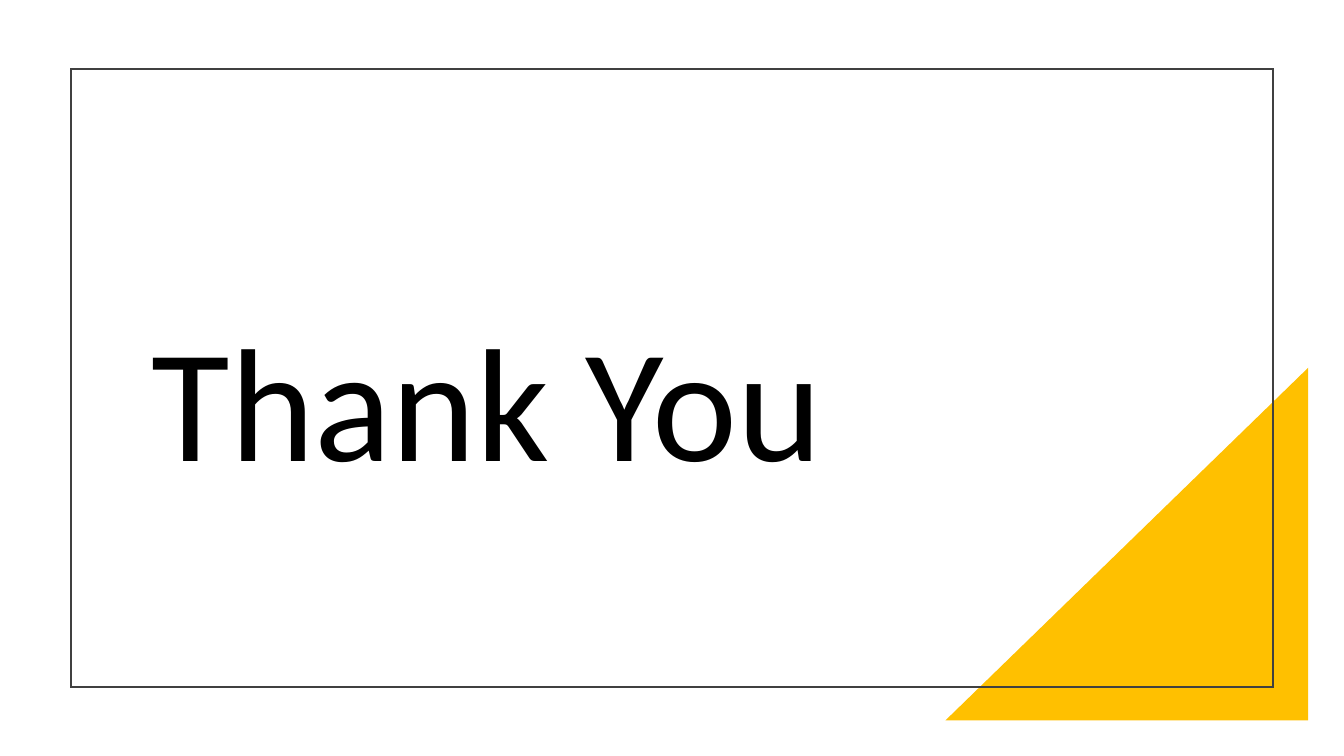
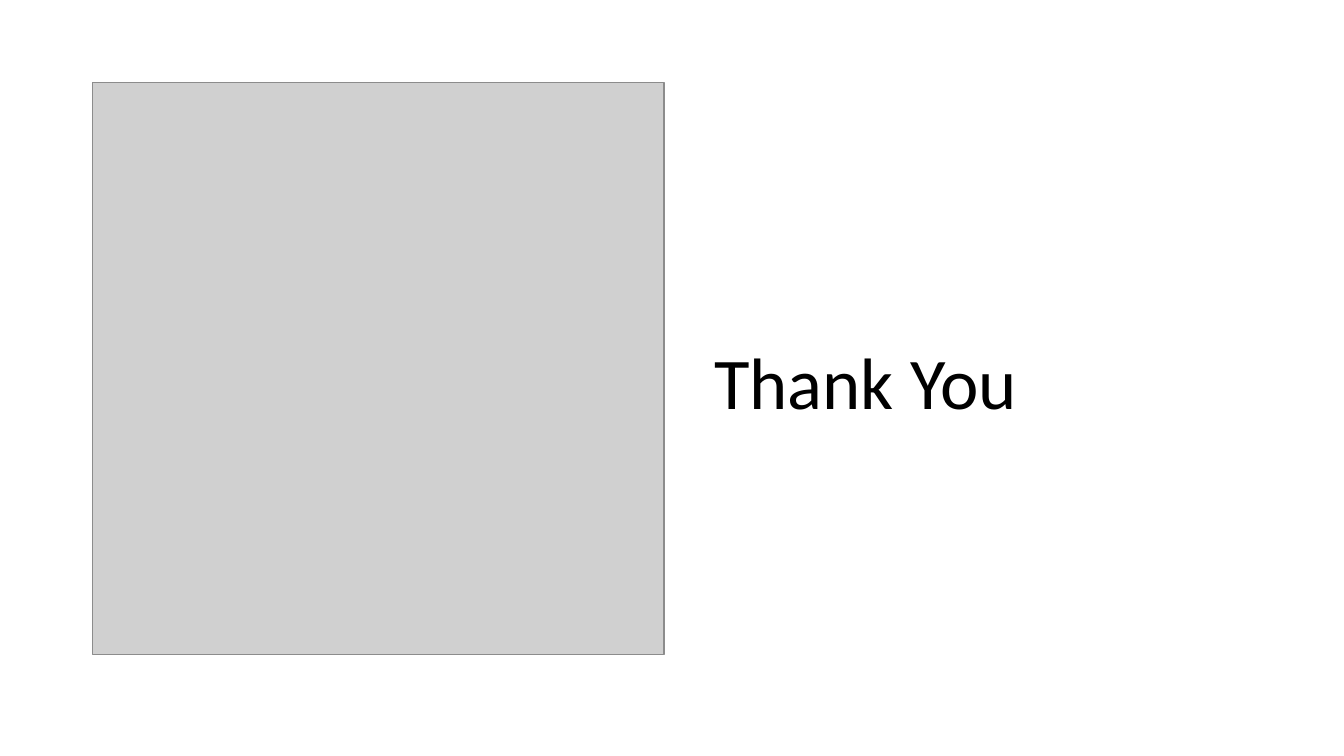
Before and after one commit to JyothsnaCh0831/SoulSwipe, a slide deck: slide 18 of SoulSwipe.pptx (slide 15 before the commit). Drawn at 1344x756 pixels with LibreOffice and Linux fonts; fonts in the diff are those of the drawing; grey boxes stand for pictures. Boxes give left, top, right and bottom in pixels: in the first picture for what was removed or moved away, otherwise in the second. Text is boxed around its words. In the diff, an @@ line names an element or a change of style, - is before the commit and + after.

```diff
--- a/SoulSwipe.pptx
+++ b/SoulSwipe.pptx
@@ rectangle removed at bbox=[71, 69, 1273, 687] @@
@@ picture added at bbox=[93, 83, 664, 654] @@
@@ title "Thank You": place and size @@
-title "Thank You" at bbox=[152, 349, 822, 462]
+title "Thank You" at bbox=[714, 358, 1017, 410]
@@ title "Thank You" at bbox=[714, 358, 1017, 410]: size 115 to 52 pt @@
@@ right triangle removed at bbox=[946, 368, 1309, 721] @@
```
Also in this commit, not shown: 9 other slides changed, 8 slides added, 5 slides removed.
